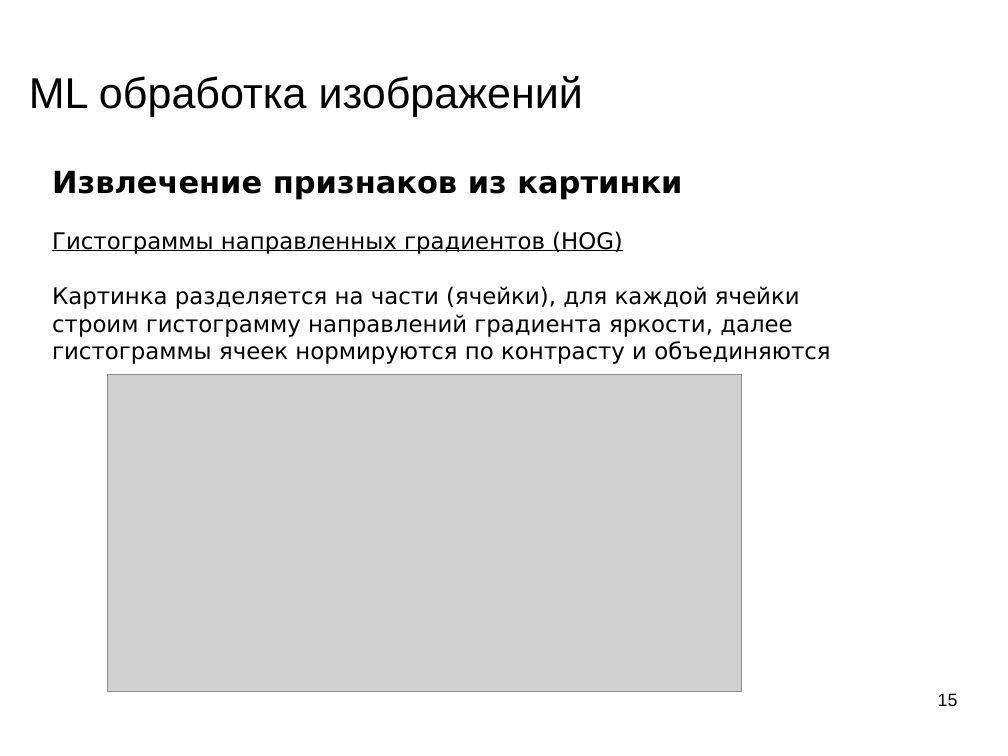
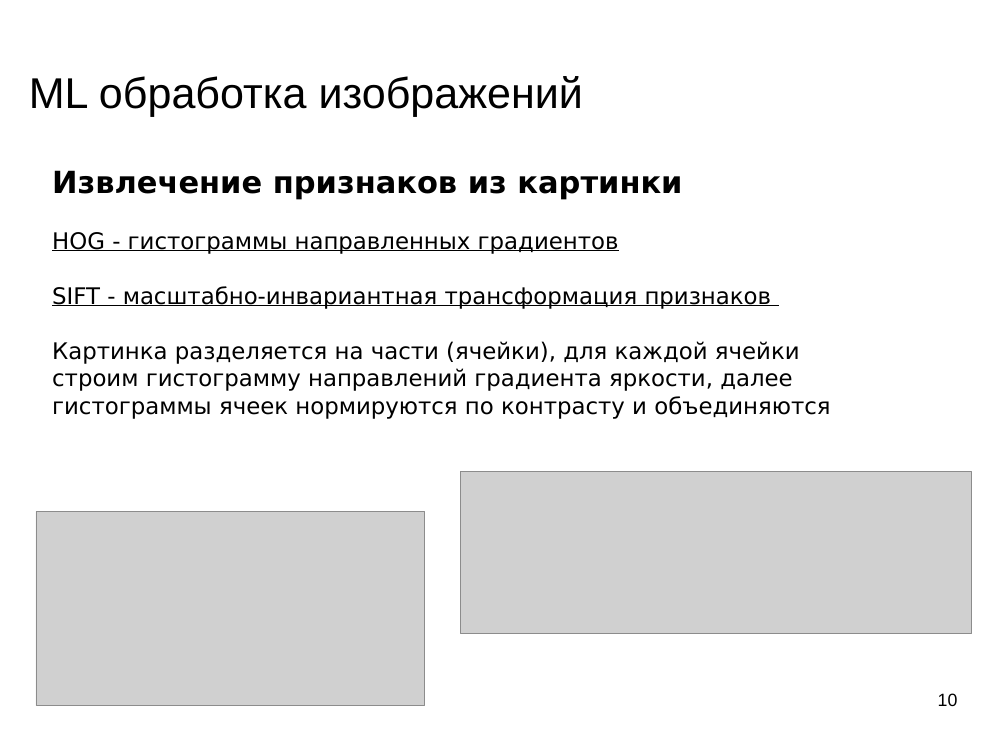
Before and after one commit to mechanoid5/ml_lectorium_legacy, a slide deck: slide 10 of 26-img-proc.odp (slide 15 before the commit). Drawn at 1008x756 pixels with LibreOffice and Linux fonts; fonts in the diff are those of the drawing; grey boxes stand for pictures; background and template pictures are left out. Boxes give left, top, right and bottom in pixels: in the first picture for what was removed or moved away, otherwise in the second. Text is boxed around its words. In the diff, an @@ line names an element or a change of style, - is before the commit and + after.

```diff
--- a/26-img-proc.odp
+++ b/26-img-proc.odp
@@ text at bbox=[52, 232, 772, 309]: text changed @@
-Гистограммы направленных градиентов (HOG)
+HOG - гистограммы направленных градиентов
+SIFT - масштабно-инвариантная трансформация признаков
@@ picture added at bbox=[461, 472, 972, 634] @@
@@ picture: place and size @@
-picture at bbox=[108, 374, 742, 691]
+picture at bbox=[36, 511, 424, 706]
@@ page number at bbox=[938, 693, 958, 706]: text changed @@
-15
+10
```
Also in this commit, not shown: 3 other slides changed, 7 slides removed, 9 other files.
